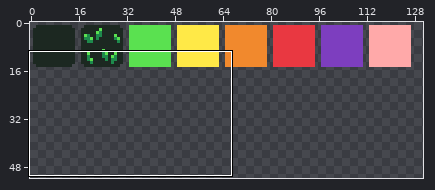
Pixel-art file, stored at assets/tiles.ase. Above, an overview of the earlier version with the close-up marked.
Close-up. Old version:
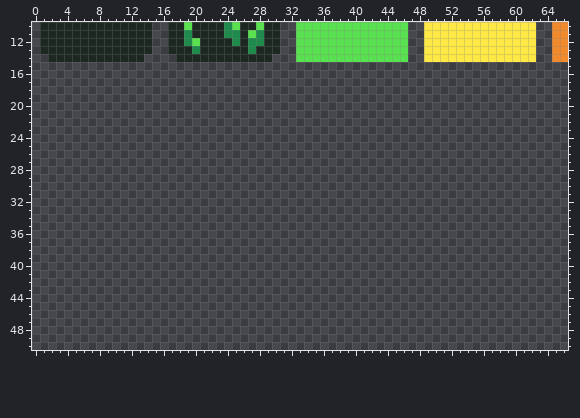
512x512 pixels, 1 frame. Shown: x 0..66, y 10..50. The wide view leaves out empty margins.
Once edited:
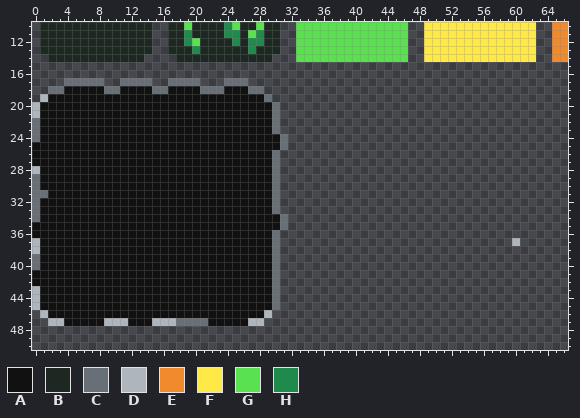
Palette (. is transparent): A #111111  B #1c2821  C #696f77  D #aeb5bd  E #f1892d  F #ffe947  G #5ae150  H #1e8a4c
Difference:
Layer "bg":
y 17: x 4..8 ..... -> CCCCC; x 11..14 .... -> CCCC; x 17..20 .... -> CCCC; x 24..26 ... -> CCC
y 18: x 2..28 ........................... -> CCAAAAACCAAAACCAAAACCCAAACC
y 19: x 1..29 ............................. -> DAAAAAAAAAAAAAAAAAAAAAAAAAAAC
y 20..21: x 0..30 ............................... -> DAAAAAAAAAAAAAAAAAAAAAAAAAAAAAC
y 22..23: x 0..30 ............................... -> CAAAAAAAAAAAAAAAAAAAAAAAAAAAAAC
y 24: x 0..31 ................................ -> CAAAAAAAAAAAAAAAAAAAAAAAAAAAAAAC
y 25: x 0..31 ................................ -> AAAAAAAAAAAAAAAAAAAAAAAAAAAAAAAC
y 26..27: x 0..30 ............................... -> AAAAAAAAAAAAAAAAAAAAAAAAAAAAAAC
y 28: x 0..30 ............................... -> DAAAAAAAAAAAAAAAAAAAAAAAAAAAAAC
y 29..30: x 0..30 ............................... -> CAAAAAAAAAAAAAAAAAAAAAAAAAAAAAC
y 31: x 0..30 ............................... -> CCAAAAAAAAAAAAAAAAAAAAAAAAAAAAC
y 32..33: x 0..30 ............................... -> CAAAAAAAAAAAAAAAAAAAAAAAAAAAAAC
y 34: x 0..31 ................................ -> CAAAAAAAAAAAAAAAAAAAAAAAAAAAAAAC
y 35: x 0..31 ................................ -> AAAAAAAAAAAAAAAAAAAAAAAAAAAAAAAC
y 36: x 0..30 ............................... -> AAAAAAAAAAAAAAAAAAAAAAAAAAAAAAC
y 37: x 0..30 ............................... -> DAAAAAAAAAAAAAAAAAAAAAAAAAAAAAC; x 60 . -> D
y 38: x 0..30 ............................... -> DAAAAAAAAAAAAAAAAAAAAAAAAAAAAAC
y 39..40: x 0..30 ............................... -> CAAAAAAAAAAAAAAAAAAAAAAAAAAAAAC
y 41..42: x 0..30 ............................... -> AAAAAAAAAAAAAAAAAAAAAAAAAAAAAAC
y 43..45: x 0..30 ............................... -> DAAAAAAAAAAAAAAAAAAAAAAAAAAAAAC
y 46: x 1..29 ............................. -> DAAAAAAAAAAAAAAAAAAAAAAAAAAAD
y 47: x 2..28 ........................... -> DDAAAAADDDAAADDDCCCCAAAAADD
Where, in picture pixels (left, top, right, bottom), the same in both close-ups:
added: (32, 78, 288, 326)
added: (512, 238, 520, 246)
